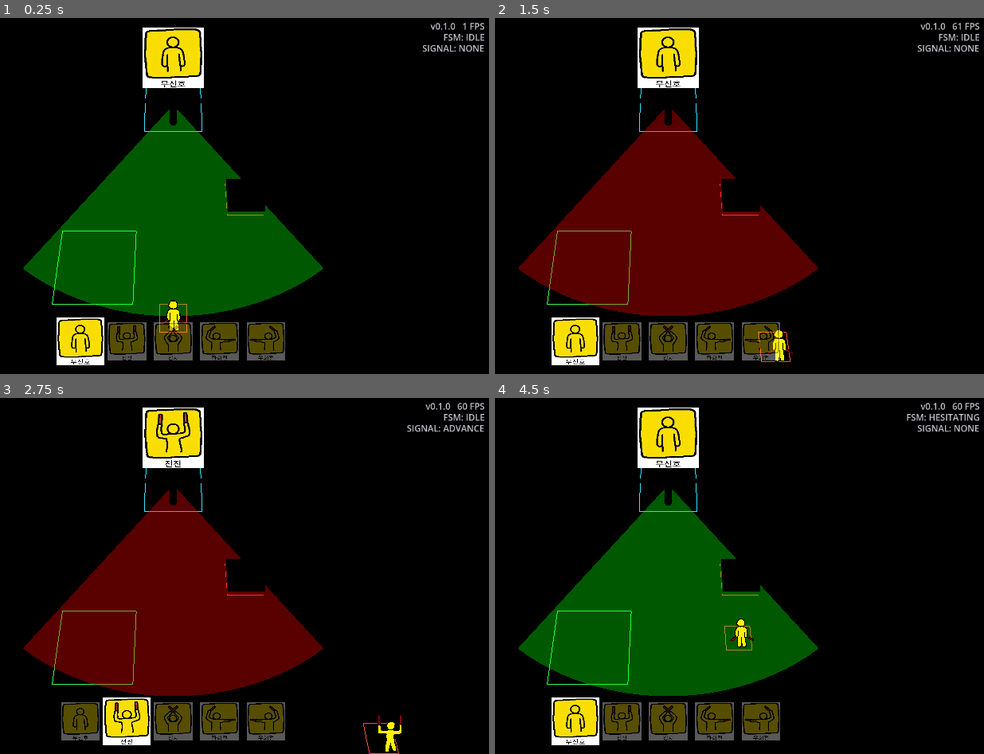
Above: before the commit, frames 1-4 (two rows, left to right).
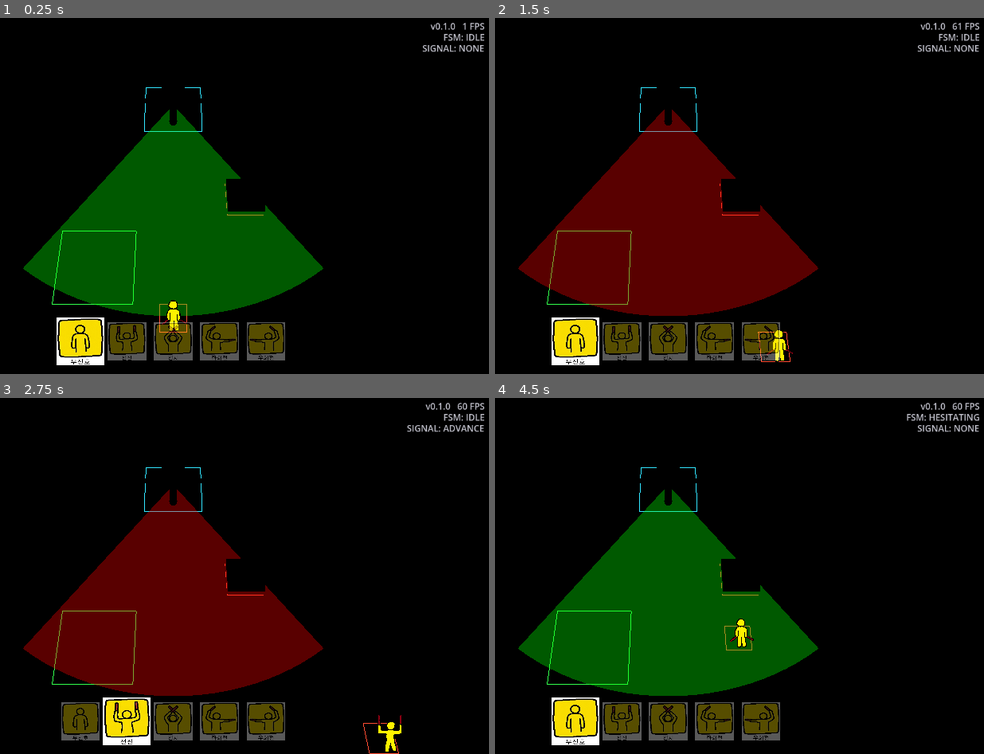
Above: after the commit, the same moments.

Repository: Leusin/project-godot-airport-marshaling-game
Game: Godot game, scene res://src/core/main_game/Main.tscn
Same seed, same stepped clock (60 frames per second), same inputs: the game is played once before the commit and once after it.
Inputs:
- Up to frame 1 (0.25 s): no input
- Up to frame 2 (1.5 s): tap Enter (ui_accept) at 0.5, 0.77 s; hold D (move_right) 0.53-1.28 s; hold Up (signal_advance) 0.53-1.28 s; hold S (move_down) from 1.28 s (still down); tap Up (signal_advance) at 1.35 s
- Up to frame 3 (2.75 s): tap Enter (ui_accept) at 1.52, 2 s; release S (move_down) at 2.03 s; hold D (move_right) from 2.03 s (still down); hold Up (signal_advance) from 2.03 s (still down)
- Up to frame 4 (4.5 s): release D (move_right) at 2.78 s; release Up (signal_advance) at 2.78 s; hold W (move_up) 2.78-3.53 s; tap Up (signal_advance) at 2.85, 4.35 s; tap Enter (ui_accept) at 3.02, 3.77 s; hold Up (signal_advance) 3.53-4.28 s; hold A (move_left) from 3.53 s (still down)

The runs differ from the first frame. In frame 1, 1.9% of the frame differs, in the area x 29-42%, y 2-20%; in frame 2, 1.9%; in frame 3, 1.8%; in frame 4, 1.9%.

Commit message:
fix: 상단 중앙 현재신호 HUD 제거 (하단 강조만으로 충분)
하단 목록에서 활성 신호가 이미 크게/밝게 강조되어 상단 큰 아이콘이 중복이었음.

Co-Authored-By: Claude Sonnet 4.6 <noreply@anthropic.com>

Diff:
--- a/src/ui/signal_indicator_hud.gd
+++ b/src/ui/signal_indicator_hud.gd
@@ -1,8 +1,7 @@
 extends Control
 ## 마샬러가 현재 입력 중인 수신호를 화면에 아이콘으로 표시하는 HUD.
 ## 판정에는 관여하지 않고 SignalInput의 현재 값을 그대로 시각화한다.
-##   - 상단 중앙: 현재 신호를 큰 아이콘으로 강조
-##   - 화면 중앙: 가능한 모든 신호를 나열, 현재 신호만 밝게 강조
+##   - 하단 중앙: 가능한 모든 신호를 나열, 현재 신호만 밝게 강조 (강조 자체가 현재 신호 표시를 겸함)
 ## 아이콘은 제공받은 마샬링 수신호 참고 이미지를 그대로 잘라 쓴다 (assets/sprites/hud_icons/).
 
 const SignalInputScript = preload("res://src/gameplay/marshaller/signal_input.gd")
@@ -10,8 +9,6 @@
 const GameGroups = preload("res://src/core/game_groups.gd")
 
 const DIM_ALPHA := 0.35
-const TOP_ICON_SIZE := 110.0
-const TOP_MARGIN := 20.0
 const ROW_ICON_SIZE := 70.0
 const ROW_GAP := 14.0
 const ROW_BOTTOM_MARGIN := 24.0
@@ -48,10 +45,6 @@
 		return
 	var current: SignalInputScript.SignalType = _signal_input.get_signal()
 
-	# 상단 중앙: 현재 신호 강조
-	var top_rect := Rect2(size.x / 2.0 - TOP_ICON_SIZE / 2.0, TOP_MARGIN, TOP_ICON_SIZE, TOP_ICON_SIZE)
-	_draw_icon(top_rect, current, 1.0)
-
 	# 하단 중앙: 가능한 모든 신호를 가로로 나열, 현재 신호만 강조 (화면 정중앙은 시야를 가려 하단으로 배치)
 	var total_width := ROW_SIGNALS.size() * ROW_ICON_SIZE + (ROW_SIGNALS.size() - 1) * ROW_GAP
 	var start_x := size.x / 2.0 - total_width / 2.0
